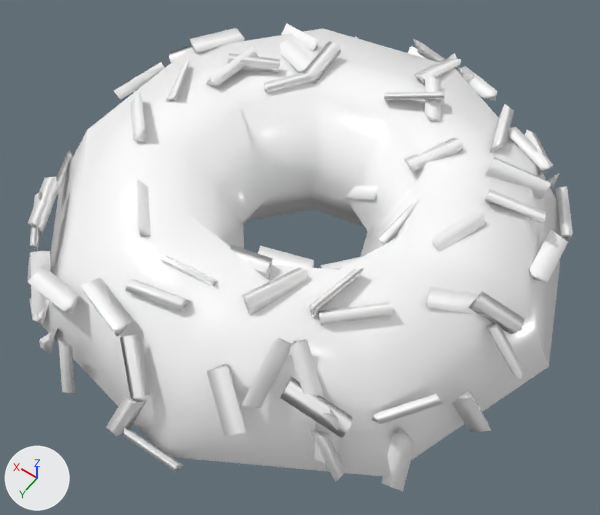
Renders of the glTF model EverythingLibraryBrowser/models/consumables/consumables-sugar-donut/consumables-sugar-donut_v3.glb from each side of a commit.
Before and after are seen from a 50 mm camera at (-0.072, 0.1013, 0.1722) aimed at (-0.0028, 0.0044, 0.0199). The axes (+X, +Y, +Z) are drawn at lower left. The lights are the same throughout. The first picture is the older version. Vertices at exactly the same position are counted once.

Before the edit, the objects in view are built like this:
```python
me_mesh_163 = bpy.data.meshes.new('Mesh.163')
me_mesh_163.from_pydata(...)  # 462 vertices, 652 faces; spans x -0.0625..0.0625, y -0.0626..0.0626, z 0.0..0.048
me_mesh_163.materials.append(mat_mat_standard)
ob_donut_v3 = bpy.data.objects.new('Donut_v3', me_mesh_163)
ob_donut_v3.location = (0.0, 0.0, 0.0)
```
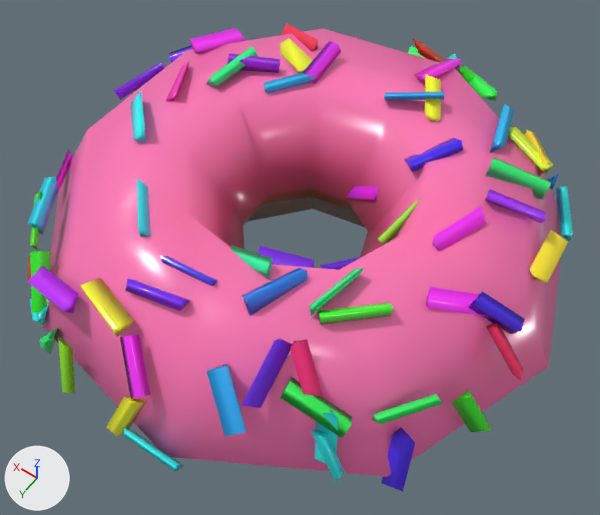
The newer file is also turned or shifted as a whole; pictures and numbers use the older file's frame.

What differs and where, as boxes [x1, y1, x2, y2] in the pictures (600 x 515 px):
part 1 of me_mesh_163, recoloured (white to pink): [27, 24, 563, 477] in both
part 2 of me_mesh_163, recoloured: [30, 38, 568, 438] in both
part 3 of me_mesh_163, recoloured: [160, 72, 559, 436] in both
part 4 of me_mesh_163, recoloured: [28, 53, 573, 481] in both
part 5 of me_mesh_163, recoloured: [28, 41, 546, 492] in both

What changed in the scene script:
```text
Change me_mesh_163:
    where me_mesh_163.from_pydata(...)  # 462 vertices, 652 faces; spans x -0.0625..0.0625, y -0.0626..0.0626, z 0.0..0.048
    used by ob_donut_v3; location = (0.0, 0.0, 0.0)
    me_mesh_163 part 1: 194 faces centred in x -0.0591..0.0558, y -0.0617..0.0617, z 0.0148..0.0463 are repainted in the vertex colours; the middle colour goes from white #ffffff to pink #ff3bb3
    me_mesh_163 part 2: 171 faces centred in x -0.0581..0.0461, y -0.0602..0.0615, z 0.0143..0.0457 are repainted in the vertex colours; the middle colour goes from white #ffffff to green #3fff30
    me_mesh_163 part 3: 62 faces centred in x -0.0418..0.06, y -0.0491..0.0524, z 0.0176..0.0453 are repainted in the vertex colours; the middle colour goes from white #ffffff to blue #3093ff
    me_mesh_163 part 4: 76 faces centred in x -0.0516..0.0607, y -0.0613..0.062, z 0.0198..0.045 are repainted in the vertex colours; the middle colour goes from white #ffffff to cyan #30f4ff
    me_mesh_163 part 5: 149 faces centred in x -0.0551..0.0571, y -0.05..0.0519, z 0.0..0.0464 are repainted in the vertex colours; the middle colour goes from white #ffffff to purple #7130ee
```
